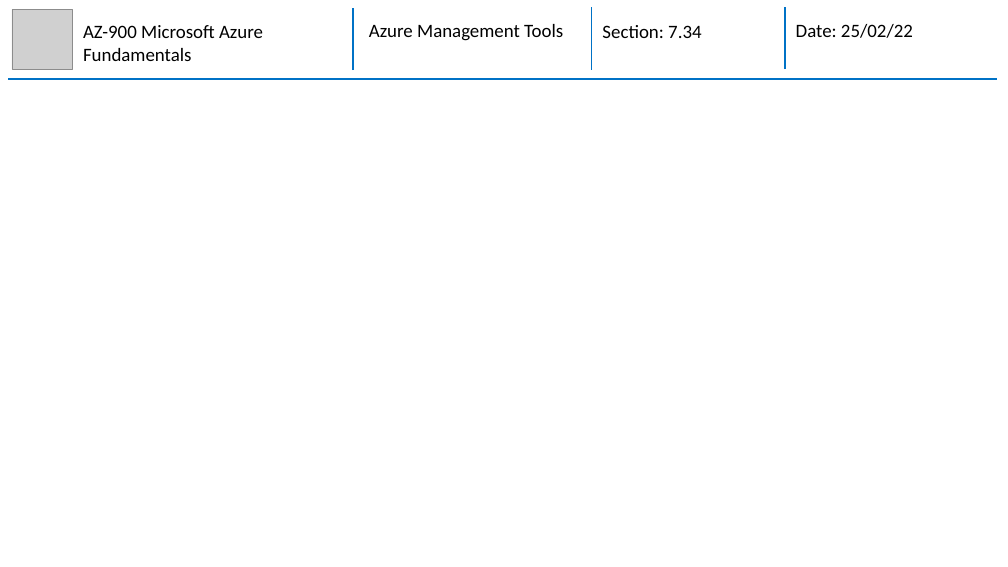
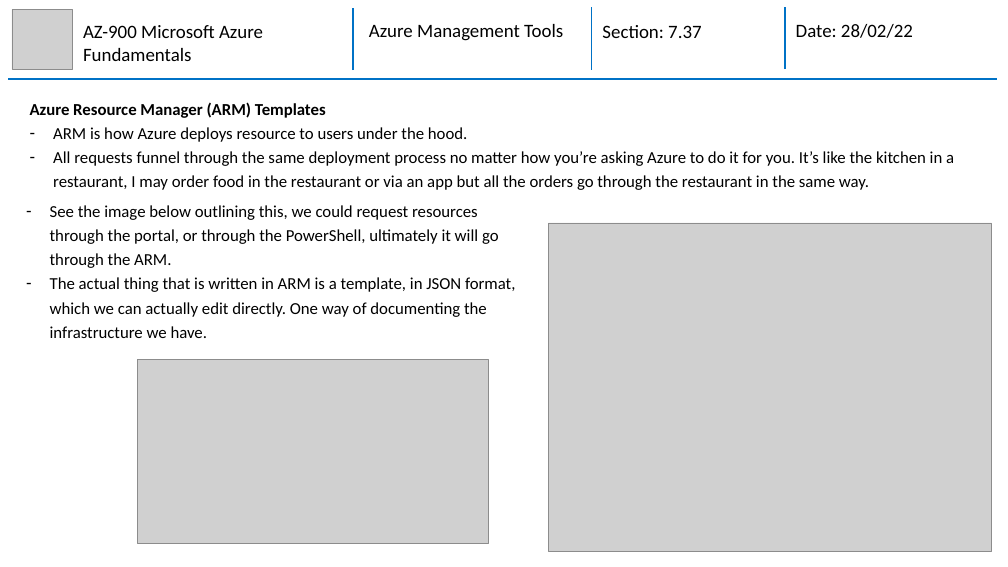
Before and after one commit to mhaythornthwaite/Testing_ML_Algorithms, a slide deck: slide 28 of Azure_AZ-900_Fundamentals/MJH_AZ-900_Azure_Fundamentals_Notes.pptx (slide 27 before the commit). Drawn at 1008x567 pixels with LibreOffice and Linux fonts; fonts in the diff are those of the drawing; grey boxes stand for pictures. Boxes give left, top, right and bottom in pixels: in the first picture for what was removed or moved away, otherwise in the second. Text is boxed around its words. In the diff, an @@ line names an element or a change of style, - is before the commit and + after.

Commit message:
Azure AZ-900 Section 7 and 8

```diff
--- a/Azure_AZ-900_Fundamentals/MJH_AZ-900_Azure_Fundamentals_Notes.pptx
+++ b/Azure_AZ-900_Fundamentals/MJH_AZ-900_Azure_Fundamentals_Notes.pptx
@@ text at <box>602,25,701,38</box>: text changed @@
-Section: 7.34
+Section: 7.37
@@ text at <box>796,24,913,38</box>: text changed @@
-Date: 25/02/22
+Date: 28/02/22
@@ text added at <box>30,102,954,190</box>, 16 pt, text #000000 @@
+Azure Resource Manager (ARM) Templates
+– ARM is how Azure deploys resource to users under the hood.
+– All requests funnel through the same deployment process no matter how you’re asking Azure to do it for you. It’s like the kitchen in a restaurant, I may order food in the restaurant or via an app but all the orders go through the restaurant in the same way.
@@ text added at <box>50,205,515,338</box>, 16 pt, text #000000 @@
+– See the image below outlining this, we could request resources through the portal, or through the PowerShell, ultimately it will go through the ARM.
+– The actual thing that is written in ARM is a template, in JSON format, which we can actually edit directly. One way of documenting the infrastructure we have.
@@ picture added at <box>549,223,992,551</box> @@
@@ picture added at <box>138,359,488,544</box> @@
```
Also in this commit, not shown: 5 slides added, 2 other files.
